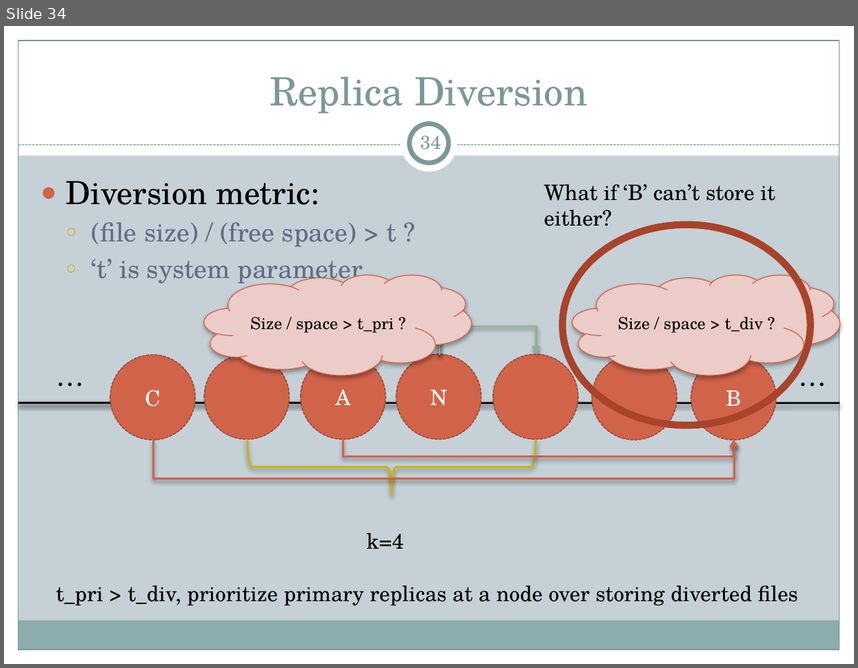
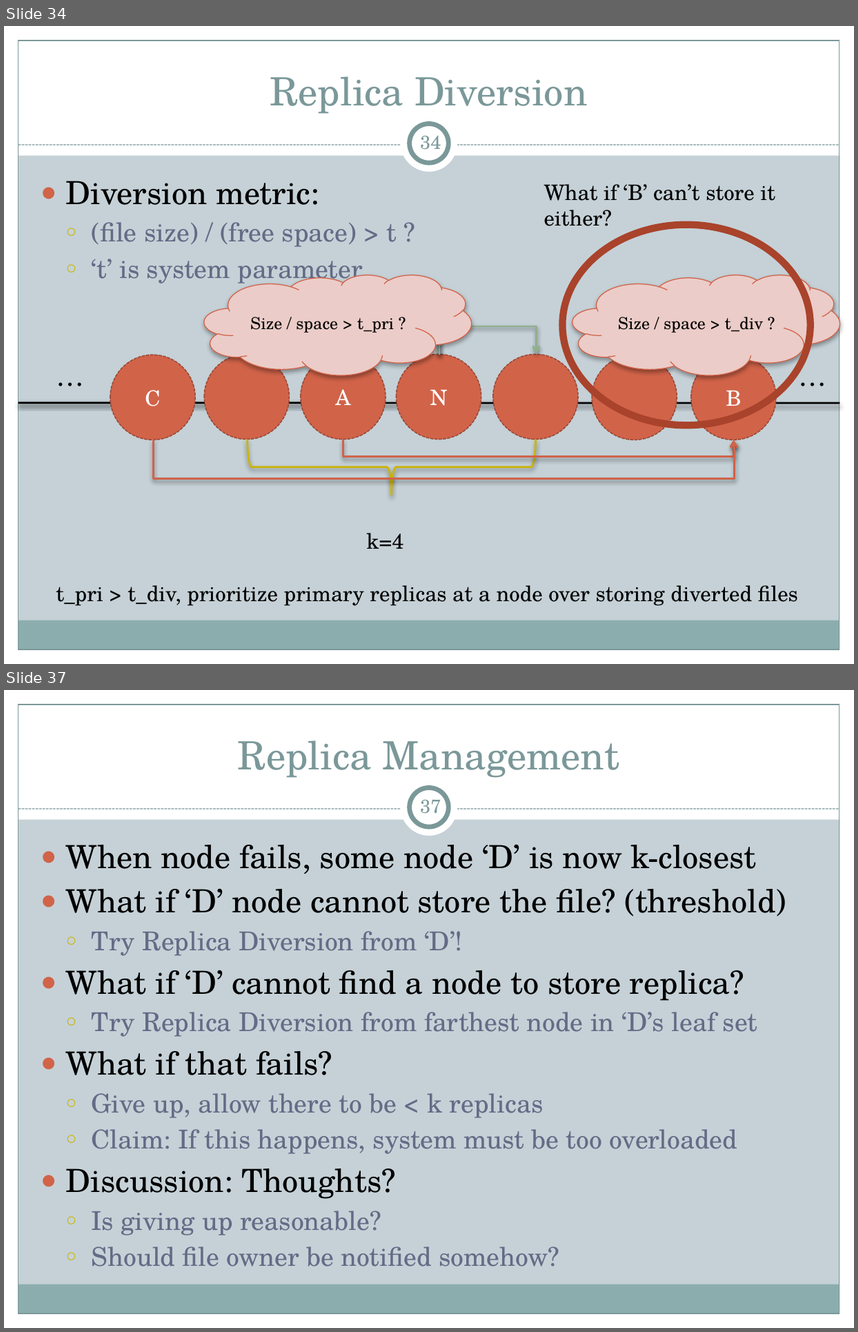
Before and after one commit to cs525-koala/documents, a slide deck: p2p/P2P Apps.pptx. Shown one above the other, each under a label of ours: slide 34 before the commit, slides 34 and 37 after it; the slides between them are not shown. The pictures are 858x668 and 858x1332 pixels, drawn with LibreOffice and Linux fonts; fonts in the diff are those of the drawing. Boxes give left, top, right and bottom in pixels: in the first picture for what was removed or moved away, otherwise in the second. Text is boxed around its words. In the diff, an @@ line names an element or a change of style, - is before the commit and + after.

Commit message:
presentation: replica management...

```diff
--- a/p2p/P2P Apps.pptx
+++ b/p2p/P2P Apps.pptx
@@ slide 37 added at (4, 690, 854, 1328), background #C5D1D7; not listed: 9 template elements that a slide beside it also shows @@
@@ title added at (238, 740, 620, 778), 33 pt, text #7C999A @@
+Replica Management
@@ page number added at (420, 800, 441, 814), 16 pt, text #7C999A @@
+37
@@ text added at (66, 844, 786, 1266), 22 pt, text #646B86 @@
+● When node fails, some node ‘D’ is now k-closest
+● What if ‘D’ node cannot store the file? (threshold)
+  ○ Try Replica Diversion from ‘D’!
+● What if ‘D’ cannot find a node to store replica?
+  ○ Try Replica Diversion from farthest node in ‘D’s leaf set
+● What if that fails?
+  ○ Give up, allow there to be < k replicas
+  ○ Claim: If this happens, system must be too overloaded
+● Discussion: Thoughts?
+  ○ Is giving up reasonable?
+  ○ Should file owner be notified somehow?
```
Also in this commit, not shown: 2 slides changed, 1 other slide added.
